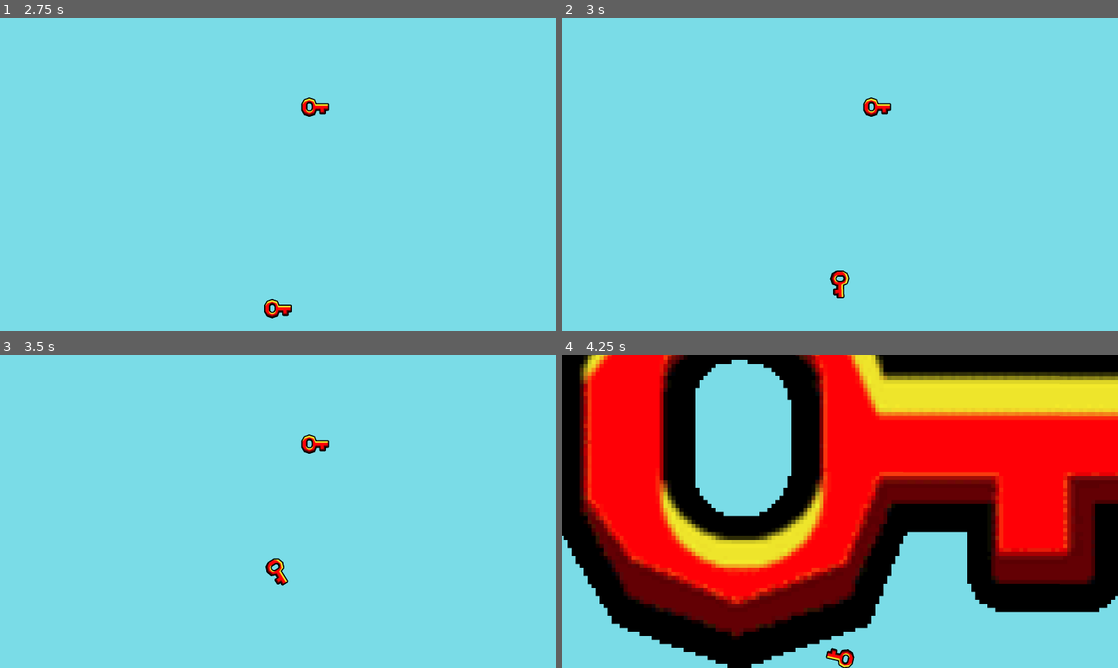
Above: before the commit, frames 1-4 (two rows, left to right).
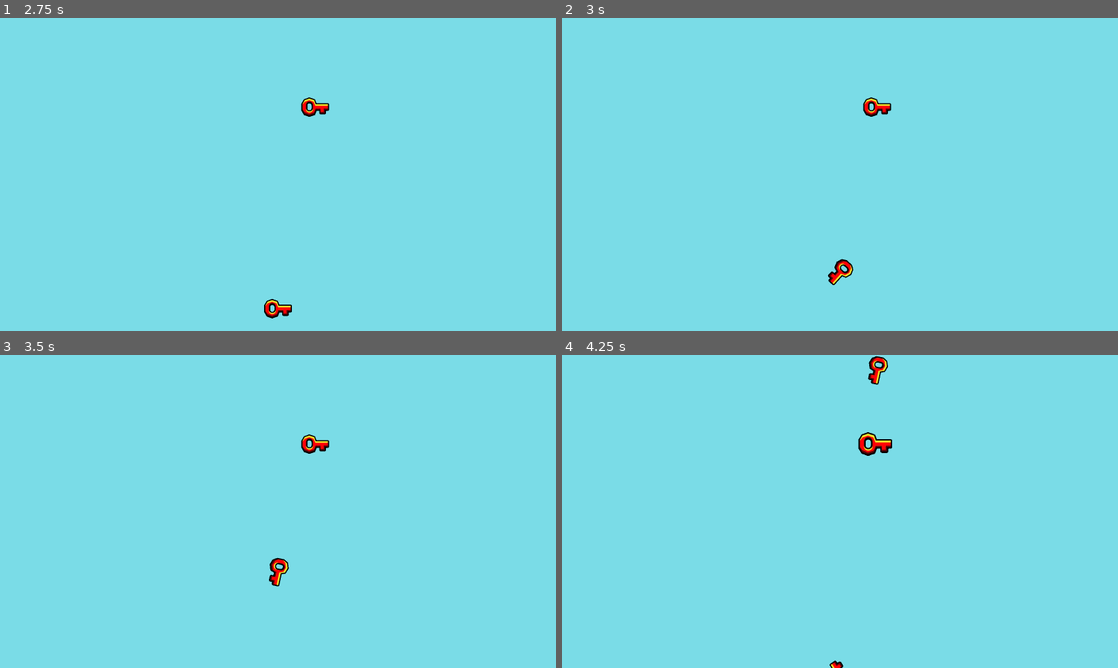
Above: after the commit, the same moments.

Repository: DiVaSkibo/Notebook-command
Game: Godot game, scene res://Scene/+.tscn
Same seed, same stepped clock (60 frames per second), same inputs: the game is played once before the commit and once after it.
Inputs (mouse positions are in pixels of both pictures, inside the frame that each line leads up to):
- Up to frame 1 (2.75 s): tap Enter at 0.5 s; move the mouse to (278, 105) at 0.52 s; press the mouse at (278, 105) at 0.53 s; move the mouse to (166, 190) at 1.27 s; release the mouse at (166, 190) at 1.28 s; click (166, 190) at 1.35 s; move the mouse to (333, 105) at 2.02 s; press the mouse at (333, 105) at 2.03 s
- Up to frame 2 (3 s): move the mouse to (840, 309) at 2.77 s; release the mouse at (840, 309) at 2.78 s; click (840, 309) at 2.85 s
- Up to frame 3 (3.5 s): no input
- Up to frame 4 (4.25 s): move the mouse to (878, 442) at 3.52 s; press the mouse at (878, 442) at 3.53 s

Frame 1 is identical in both runs. In frame 2, 0.3% of the frame differs, in the area x 47-53%, y 76-90%; in frame 3, 0.3%; in frame 4, 75%, in the area x 0-100%, y 0-100%.

Commit message:
Update wallet system
* Wallet script
* Item script

Diff:
--- a/Scene/+.tscn
+++ b/Scene/+.tscn
@@ -27,6 +27,7 @@
 position = Vector2(800, 256)
 max_contacts_reported = 1
 resource = SubResource("Resource_a5tbx")
+is_collected = false
 
 [node name="Marker2D" type="Marker2D" parent="."]
 position = Vector2(800, 256)
--- a/Scene/___Wallet.tscn
+++ b/Scene/___Wallet.tscn
@@ -36,4 +36,5 @@
 theme_override_constants/separation = 200
 alignment = 1
 
+[connection signal="item_taken" from="." to="." method="_on_item_taken"]
 [connection signal="body_entered" from="PutInArea" to="." method="_on_put_in_area_body_entered"]
--- a/script/+.gd
+++ b/script/+.gd
@@ -5,5 +5,6 @@
 func _on_timer_timeout() -> void:
 	var item = load('res://Scene/__Item.tscn').instantiate()
 	item.resource = ItemResource.new()
+	item.is_collected = false
 	item.position = marker.position + Vector2(randf_range(-400, 400), 0)
 	add_child(item)
--- a/script/__Item.gd
+++ b/script/__Item.gd
@@ -2,11 +2,13 @@
 
 	#region	Vars
 const SPIN_DEGREES := 11.
-const HOVER_SCALE := Vector2(11., 11.)
+const HOVER_SCALE := Vector2(.11, .11)
 
 @export var resource :ItemResource
+@export var is_collected :bool = true
 
 var is_focused := false
+var is_hold := false
 
 @onready var sprite := $Sprite2D as Sprite2D
 #endregion
@@ -17,19 +19,30 @@
 	if resource.radius: $CollisionShape2D.shape.radius = resource.radius
 	gravity_scale = resource.mass
 func _physics_process(_delta: float) -> void:
+	if is_hold: position = get_global_mouse_position()
 	if not freeze and not get_contact_count(): sprite.rotation_degrees += SPIN_DEGREES
 func _input(event: InputEvent) -> void:
-	if event.is_action_pressed('PickUp'):
-		if is_focused:
-			freeze = false
-			is_focused = false
-			sprite.scale -= HOVER_SCALE
-			apply_force(Vector2(0, -400))
+	if not is_focused: return
+	if event.is_action_released('PickUp'):
+		if is_collected:
+			put_in()
+			is_hold = false
+	elif event.is_action_pressed('PickUp'):
+		if is_collected:
+			Wallet.item_taken.emit(self)
+			is_hold = true
+		else: put_in()
 
 func back() -> void:
 	position = Vector2.ZERO
-	sprite.rotation_degrees = -SPIN_DEGREES
+	rotation = 0
+	sprite.rotation = 0
 	set_deferred('freeze', true)
+func put_in() -> void:
+	freeze = false
+	is_focused = false
+	sprite.scale -= HOVER_SCALE
+	apply_force(Vector2(0, -400))
 #endregion
 
 	#region	Signals
--- a/script/___Wallet.gd
+++ b/script/___Wallet.gd
@@ -1,8 +1,8 @@
 extends Control
 
+signal item_taken(item :Item)
+
 	#region	Vars
-const ITEM := preload('res://Scene/__Item.tscn')
-
 @export var items :Array[ItemResource] = []
 
 @onready var listview := $CenterContainer/ListView as HBoxContainer
@@ -10,21 +10,35 @@
 
 	#region	Funcs
 func append(what :Item) -> void:
-	items.append(what.resource)
-	var item := ITEM.instantiate()
-	item.resource = what.resource
-	var container := CenterContainer.new()
-	container.add_child(item)
-	listview.call_deferred('add_child', container)
+	if what.resource not in items:
+		items.append(what.resource)
+		what.is_collected = true
+		print(' #: ', what, ' is in wallet')
+	move(what, false)
+	what.back()
+func move(what :Item, is_out :bool = true) -> void:
+	if is_out:
+		var erasenode = listview.get_children().filter(func(x:Node): return x.has_node(what.get_path())).front() as CenterContainer
+		erasenode.remove_child(what)
+		listview.remove_child(erasenode)
+		add_child(what)
+	else:
+		var container := CenterContainer.new()
+		what.get_parent().remove_child(what)
+		container.add_child(what)
+		listview.call_deferred('add_child', container)
+func erase(what :Item) -> void:
+	items.erase(what.resource)
+	var erasenode = listview.get_children().any(func(x:Node): return x.has_node(what.get_path()))
+	listview.remove_child(erasenode)
+	what.queue_free()
 #endregion
 
 	#region	Signals
+func _on_item_taken(item :Item):
+	move(item)
+
 func _on_put_in_area_body_entered(body: Node2D) -> void:
 	if body is not Item: return
-	if body.resource in items:
-		body.back()
-	else:
-		append(body)
-		body.queue_free()
-		print(' #: ', body, ' is in wallet')
+	append(body)
 #endregion
